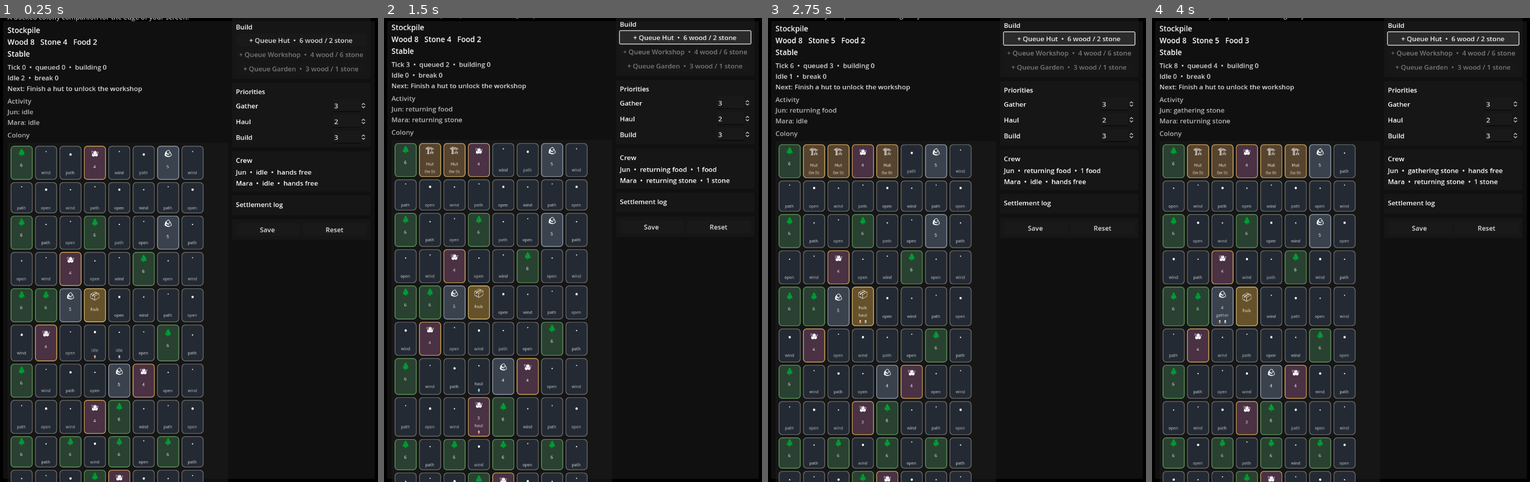
Above: before the commit, frames 1-4 (left to right).
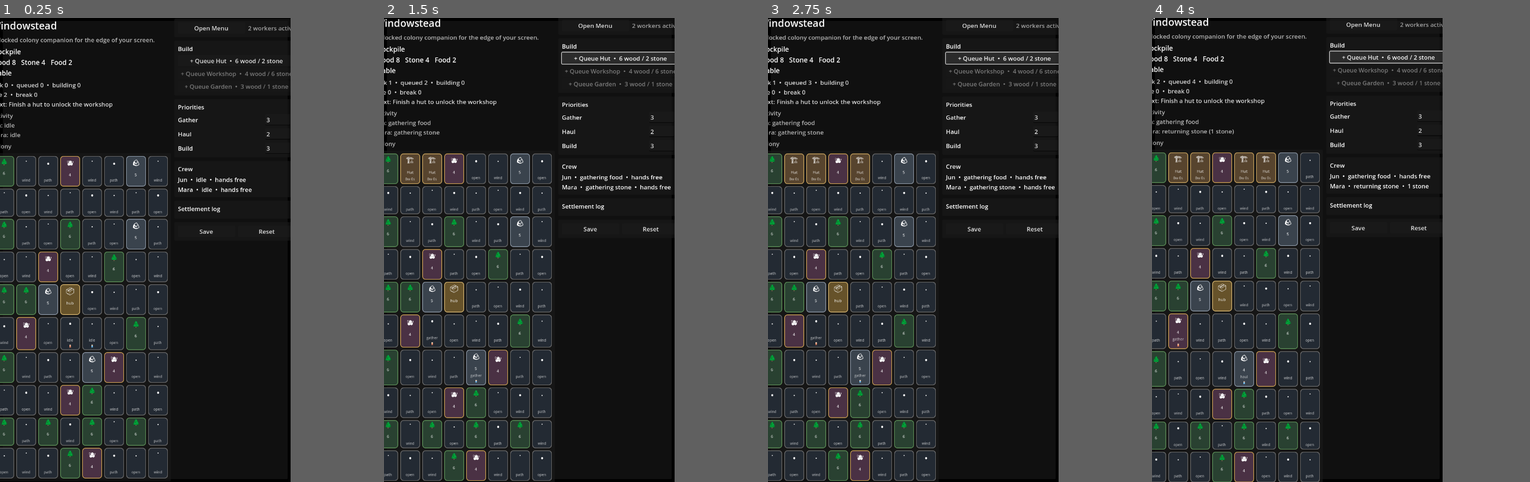
Above: after the commit, the same moments.

Repository: misospace/windowstead
Game: Godot game, scene res://scenes/main.tscn
The game is run twice, just before and just after one commit, with the same random seed, the same clock (stepped at 60 frames per second) and the same inputs.
Inputs:
- Up to frame 1 (0.25 s): no input
- Up to frame 2 (1.5 s): click "+ Queue Hut • 6 wood / 2 stone" at 0.5 s; click "+ Queue Hut • 6 wood / 2 stone" at 1.25 s
- Up to frame 3 (2.75 s): click "+ Queue Hut • 6 wood / 2 stone" at 2 s
- Up to frame 4 (4 s): tap Enter at 3.5 s
In our replay, the window is 653x800 before the commit and 502x800 after it. These sizes can differ from the game's own. Grey fills any space a smaller window leaves; there, only what the larger window draws over its background counts as a difference.

The runs differ from the first frame. In frame 1, 29% of the frame differs, in the area x 0-97%, y 0-100%; in frame 2, 30%; in frame 3, 30%; in frame 4, 31%, in the area x 0-98%, y 0-100%.

Commit message:
feat: slow colony pacing and retune dock size

Diff:
--- a/project.godot
+++ b/project.godot
@@ -18,8 +18,8 @@
 GameState="*res://scripts/game_state.gd"
 
 [display]
-window/size/viewport_width=960
-window/size/viewport_height=1200
+window/size/viewport_width=820
+window/size/viewport_height=1450
 window/size/resizable=true
 window/per_pixel_transparency/allowed=true
 window/handheld/orientation=0
--- a/scenes/main.tscn
+++ b/scenes/main.tscn
@@ -81,7 +81,7 @@
 
 [node name="WorldPanel" type="PanelContainer" parent="Backdrop/Margin/Root/Left"]
 layout_mode = 2
-custom_minimum_size = Vector2(560, 0)
+custom_minimum_size = Vector2(460, 0)
 size_flags_horizontal = 3
 size_flags_vertical = 3
 
@@ -103,7 +103,7 @@
 
 [node name="SidebarScroll" type="ScrollContainer" parent="Backdrop/Margin/Root"]
 layout_mode = 2
-custom_minimum_size = Vector2(320, 260)
+custom_minimum_size = Vector2(280, 260)
 size_flags_vertical = 3
 horizontal_scroll_mode = 0
 
@@ -211,7 +211,7 @@
 min_value = 0.0
 max_value = 2.0
 step = 1.0
-value = 1.0
+value = 0.0
 
 [node name="TickSpeedValue" type="Label" parent="Backdrop/Margin/Root/SidebarScroll/Right/SettingsPanel/SettingsMargin/SettingsBox"]
 unique_name_in_owner = true
--- a/scripts/main.gd
+++ b/scripts/main.gd
@@ -4,10 +4,10 @@
 const GRID_H := 10
 const TILE_SIZE := Vector2i(56, 56)
 const STOCKPILE_POS := Vector2i(3, 4)
-const DOCK_WIDTH := 960
+const DOCK_WIDTH := 820
 const DOCK_HEIGHT := 1600
 const WORKER_NAMES := ["Jun", "Mara"]
-const BASE_TICK_SECONDS := 0.45
+const BASE_TICK_SECONDS := 0.9
 const EVENT_INTERVAL_TICKS := 66
 const RESOURCE_COLORS := {
 	"wood": Color("#5d8f58"),
@@ -93,9 +93,10 @@
 func apply_dock_position() -> void:
 	var screen := DisplayServer.window_get_current_screen()
 	var usable_rect := DisplayServer.screen_get_usable_rect(screen)
-	var dock_height: int = min(DOCK_HEIGHT, max(900, usable_rect.size.y - 24))
+	var preferred_height: int = max(1100, int(usable_rect.size.y * 0.9))
+	var dock_height: int = min(usable_rect.size.y - 24, min(DOCK_HEIGHT, preferred_height))
 	var dock_size := Vector2i(DOCK_WIDTH, dock_height)
-	DisplayServer.window_set_min_size(Vector2i(760, 900))
+	DisplayServer.window_set_min_size(Vector2i(720, 1000))
 	DisplayServer.window_set_size(dock_size)
 	var dock_side := String(settings.get("dock_side", "right"))
 	var x := usable_rect.position.x + usable_rect.size.x - dock_size.x - 12
@@ -220,14 +221,14 @@
 func load_settings() -> void:
 	settings = {
 		"dock_side": "right",
-		"tick_speed": 1,
+		"tick_speed": 0,
 	}
 	settings.merge(GameState.load_settings(), true)
 	dock_side_option.clear()
 	dock_side_option.add_item("Right")
 	dock_side_option.add_item("Left")
 	dock_side_option.select(0 if String(settings.get("dock_side", "right")) == "right" else 1)
-	tick_speed_slider.value = float(settings.get("tick_speed", 1))
+	tick_speed_slider.value = float(settings.get("tick_speed", 0))
 	update_tick_speed_label()
 
 func save_settings() -> void:
@@ -340,19 +341,26 @@
 func activity_summary_text() -> String:
 	var lines := []
 	for worker in state.workers:
-		lines.append("%s: %s" % [String(worker.name), task_name(worker)])
+		lines.append("%s: %s" % [String(worker.name), worker_brief(worker)])
 	if lines.is_empty():
 		return "Activity\nNo crew activity"
 	return "Activity\n%s" % "\n".join(lines)
 
+func worker_brief(worker: Dictionary) -> String:
+	var summary := task_name(worker)
+	var carrying := carrying_name(worker.get("carrying", {}))
+	if carrying != "hands free":
+		summary += " (%s)" % carrying
+	return summary
+
 func tick_seconds_for_setting() -> float:
-	match int(settings.get("tick_speed", 1)):
+	match int(settings.get("tick_speed", 0)):
 		0:
-			return BASE_TICK_SECONDS * 1.45
+			return BASE_TICK_SECONDS * 1.6
 		1:
 			return BASE_TICK_SECONDS
 		2:
-			return BASE_TICK_SECONDS * 0.7
+			return BASE_TICK_SECONDS * 0.65
 	return BASE_TICK_SECONDS
 
 func seed_tile(pos: Vector2i) -> Dictionary:
